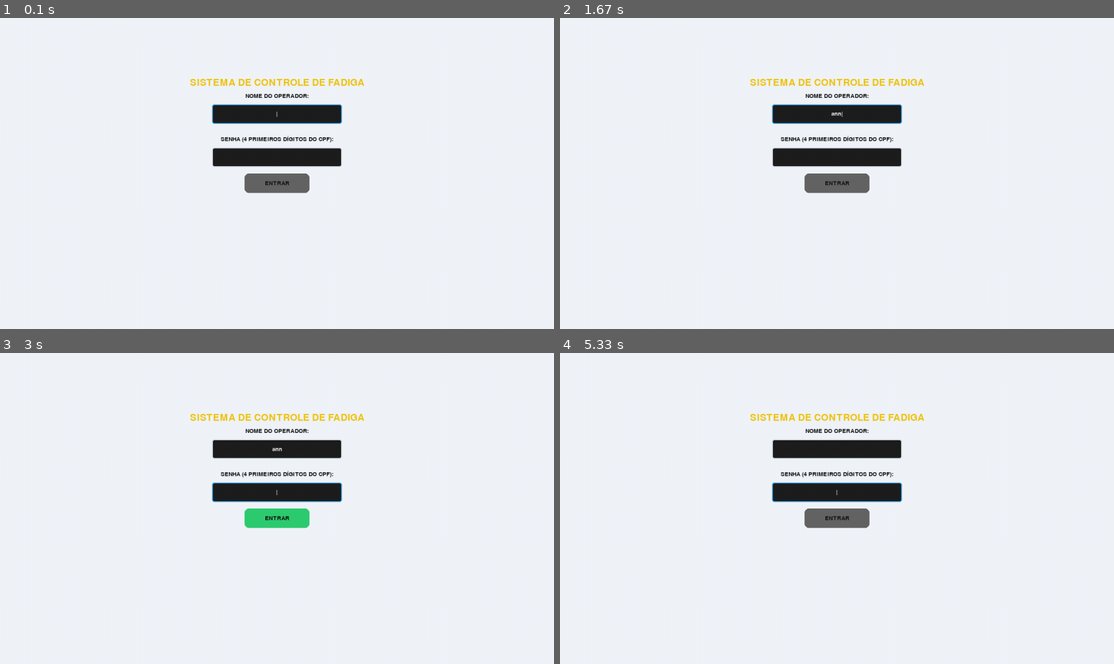
Above: before the commit, frames 1-4 (two rows, left to right).
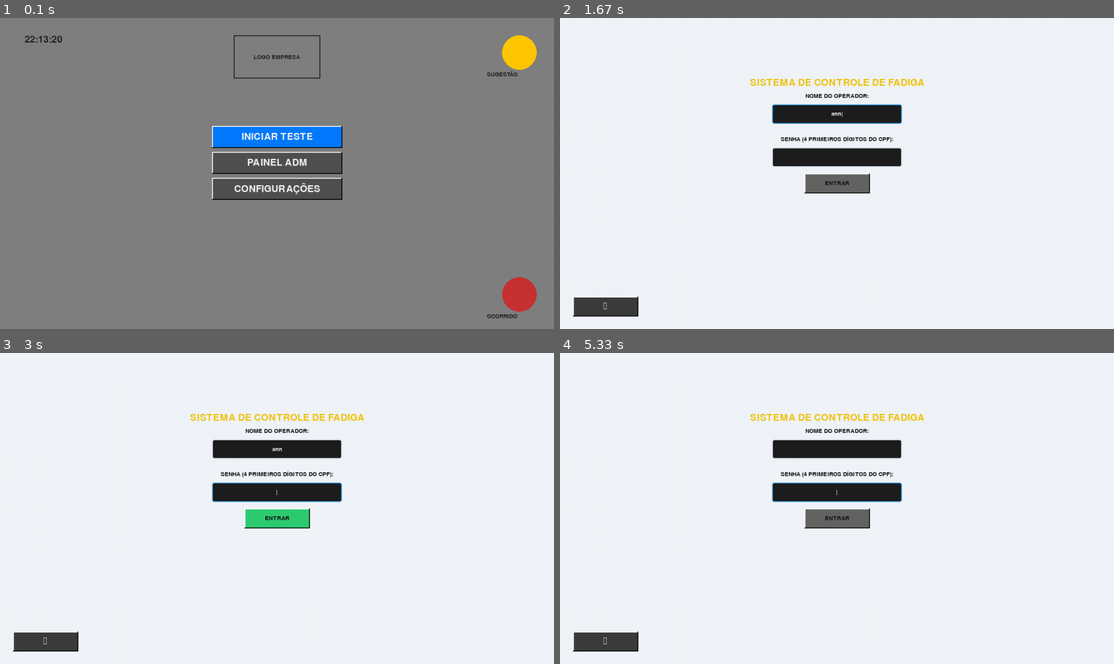
Above: after the commit, the same moments.

Repository: holysun1/Teste-de-Fadiga
Game: pygame game, started from teste_jogo.py
Same seed, same stepped clock (60 frames per second), same inputs: the game is played once before the commit and once after it.
Inputs (mouse positions are in pixels of both pictures, inside the frame that each line leads up to):
- Up to frame 1 (0.1 s): no input
- Up to frame 2 (1.67 s): click (814, 185) at 0.38 s; click (604, 304) at 0.72 s, where only the run after the commit has a clickable "←"; click (837, 136) at 1.05 s, where only the run after the commit has a clickable "INICIAR TESTE"; type "ann" at 1.33 s
- Up to frame 3 (3 s): tap Enter at 1.67, 2.02 s; type "a" at 1.88 s; hold Backspace 2.43-2.9 s
- Up to frame 4 (5.33 s): click "ENTRAR" at 3.03 s; move the mouse to (604, 639) at 3.32 s; press the mouse at (604, 639) at 3.35 s; move the mouse to (648, 623) at 3.45 s; release the mouse at (692, 604) at 3.58 s; hold Tab 4.15-4.62 s; hold Backspace 4.65-5.12 s; hold Tab from 5.15 s (still down)

The runs differ from the first frame. In frame 1, 99% of the frame differs, in the area x 0-100%, y 0-100%; in frame 2, 0.9%; in frame 3, 0.9%; in frame 4, 0.9%.

Commit message:
alteração de interface

Diff:
--- a/teste_jogo.py
+++ b/teste_jogo.py
@@ -113,7 +113,7 @@
 inicializar_banco_operadores()
 
 def validar_login():
-    global estado, usuario_atual, nivel_acesso, mensagem_login, input_texto, input_senha, campo_focado, proximo_evento
+    global estado, usuario_atual, nivel_acesso, mensagem_login, input_texto, input_senha, campo_focado, proximo_evento, destino_pos_login,estado
     global limite_atual, em_calibracao, horas_sono_atual
     caminho_csv = os.path.join(obter_caminho_externo(), "operadores.csv")
     estado = 'LOGIN'
@@ -141,10 +141,18 @@
             # 3. Sucesso (Tem 4 e está correta)
             else:
                 usuario_atual = nome_busca
+                # Pegamos o nível garantindo que seja um número inteiro
                 nivel_acesso = int(user_row.iloc[0]['Nivel'])
+
                 estado = 'CARREGANDO'
-                proximo_evento = time.time() + 2.0
+                proximo_evento = time.time() + 2.0 # Timer de 2 segundos
+
+                # Limpamos os campos para segurança
                 input_texto = ""; input_senha = ""; campo_focado = "NOME"
+
+                # FEEDBACK NO CONSOLE (Para você debugar)
+                print(f"Login: {usuario_atual} | Nivel: {nivel_acesso} | Destino: {destino_pos_login}")
+
 
                 # --- LÓGICA DE CALIBRAÇÃO (ALINHADA CORRETAMENTE) ---
                 if nivel_acesso == 0:
@@ -238,8 +246,23 @@
     'AZUL': (52, 152, 219),
     'CINZA_ESC': (30, 30, 30),
     'CINZA_CLARO': (70, 70, 70),
-    'OK': (39, 174, 96)
+    'OK': (39, 174, 96),
+    'SIDEBAR': (33, 37, 41),        # Grafite quase preto
+    'PRIMARIA': (0, 123, 255),      # Azul corporativo (Bootstrap)
+    'SUCESSO': (40, 167, 69),       # Verde sóbrio
+    'PERIGO': (220, 53, 69),        # Vermelho erro
+    'TEXTO_DARK': (33, 37, 41),     # Texto quase preto
+    'TEXTO_LIGHT': (255, 255, 255), # Texto branco
+    'CAIXA_INPUT': (255, 255, 255),  # Fundo das caixas branco puro
+    'FUNDO': (128, 128, 128),      # Cinza escuro de desktop antigo
+    'FACE': (192, 192, 192),       # Cinza clássico do botão
+    'BRILHO': (255, 255, 255),     # Borda superior/esquerda
+    'SOMBRA': (128, 128, 128),     # Borda inferior/direita (primeira camada)
+    'SOMBRA_FORTE': (0, 0, 0),     # Borda inferior/direita (final)
+    'TEXTO': (0, 0, 0),            # Preto puro
+    'AZUL_TITULO': (0, 0, 128)     # Azul marinho de barras de título
 }
+
 # 1. Lê a resolução real do monitor do usuário
 info_tela = pygame.display.Info()
 LARGURA = info_tela.current_w
@@ -355,6 +378,8 @@
 momento_estimulo = 0
 tipo_atual = ''
 subtipo_atual = ''
+estado = 'HOME'           # O jogo agora começa na tela inicial do seu desenho
+destino_pos_login = ''    # Vai guardar se ele clicou em TESTE ou PAINEL ADM
 # --- PARÂMETROS DE SEGURANÇA ---
 LIMITE_PADRAO_FABRICA = 0.400  # Tempo em segundos (400ms)
 
@@ -376,32 +401,27 @@
     retangulo = superficie.get_rect(center=(x, y))
     tela.blit(superficie, retangulo)
 
-def desenhar_botao(retangulo, cor_normal, cor_hover, texto, cor_texto, tamanho_fonte='m'):
-    global mouse_sobre_btn
-    """Desenha um botão com efeito hover e clique tátil (afunda 3px)."""
+
+def desenhar_botao(rect, cor_base, cor_hover, texto, cor_texto, tam='m'):
     mouse_pos = pygame.mouse.get_pos()
-    botao_esquerdo_segurado = pygame.mouse.get_pressed()[0]
-
-    # Verifica se o mouse está em cima
-    is_hover = retangulo.collidepoint(mouse_pos)
-
-    if is_hover:
-        cor_atual = cor_hover
-        mouse_sobre_btn = True
-        deslocamento_y = 3 if botao_esquerdo_segurado else 0
-
-    else:
-    # Define a cor atual baseada no hover
-        cor_atual = cor_hover if is_hover else cor_normal
-        deslocamento_y = 0
-
-# Cria o retângulo de desenho com ou sem deslocamento
-    rect_desenhado = retangulo.move(0, deslocamento_y)
-
-    # Desenha o fundo do botão e o texto centralizado nele
-    pygame.draw.rect(tela, cor_atual, rect_desenhado, border_radius=10)
-    mostrar_texto(texto, cor_texto, rect_desenhado.centerx, rect_desenhado.centery, tamanho_fonte)
-
+    # Verifica se o mouse está em cima para mudar a cor de fundo
+    cor_atual = cor_hover if rect.collidepoint(mouse_pos) else cor_base
+
+    # 1. Desenha o corpo do botão (quadrado perfeito, sem border_radius)
+    pygame.draw.rect(tela, cor_atual, rect)
+
+    # 2. EFEITO 3D RETRO (O segredo do Windows 98)
+    # Linhas de BRILHO (Superior e Esquerda) - Branco puro
+    pygame.draw.line(tela, (255, 255, 255), (rect.x, rect.y), (rect.x + rect.w, rect.y), 2)
+    pygame.draw.line(tela, (255, 255, 255), (rect.x, rect.y), (rect.x, rect.y + rect.h), 2)
+
+    # Linhas de SOMBRA (Inferior e Direita) - Preto ou Cinza Escuro
+    # Desenhamos um pixel para dentro para o contorno ficar perfeito
+    pygame.draw.line(tela, (0, 0, 0), (rect.x + rect.w - 1, rect.y), (rect.x + rect.w - 1, rect.y + rect.h), 2)
+    pygame.draw.line(tela, (0, 0, 0), (rect.x, rect.y + rect.h - 1), (rect.x + rect.w, rect.y + rect.h - 1), 2)
+
+    # 3. TEXTO (Centralizado)
+    mostrar_texto(texto, cor_texto, rect.centerx, rect.centery, tam)
 def desenhar_barra_progresso():
     progresso = (tentativa_atual / TENTATIVAS_TOTAIS) * LARGURA
     pygame.draw.rect(tela, cor_caixas, (0, 0, LARGURA, 10))
@@ -415,6 +435,37 @@
 
 # --- Loop Principal ---
 while True:
+
+
+    # 1. DEFINA OS BOTÕES DA HOME AQUI (Para o clique sempre encontrá-los)
+    larg_b = 300
+    btn_teste_h = pygame.Rect(LARGURA/2 - larg_b/2, 250, larg_b, 50)
+    btn_admin_h = pygame.Rect(LARGURA/2 - larg_b/2, 310, larg_b, 50)
+    btn_config_h = pygame.Rect(LARGURA/2 - larg_b/2, 370, larg_b, 50)
+
+    # Ícones dos cantos
+    rect_pesquisa = pygame.Rect(LARGURA - 120, 40, 80, 80)
+    rect_reclamacao = pygame.Rect(LARGURA - 120, ALTURA - 120, 80, 80)
+
+        # Geometria das Caixas
+    largura_padrao = 400
+    altura_padrao = 45
+    pos_x_centro = LARGURA/2 - (largura_padrao / 2)
+
+    # Todas as caixas usam o exato mesmo 'pos_x_centro' e 'largura_padrao'
+    rect_nome  = pygame.Rect(pos_x_centro, 150, largura_padrao, altura_padrao)
+    rect_cpf   = pygame.Rect(pos_x_centro, 230, largura_padrao, altura_padrao)
+    rect_setor = pygame.Rect(pos_x_centro, 310, largura_padrao, altura_padrao)
+    rect_nivel = pygame.Rect(pos_x_centro, 390, largura_padrao, altura_padrao)
+
+    # O Botão de Salvar agora tem a mesma largura do formulário (bloco sólido)
+    btn_salvar_cad = pygame.Rect(pos_x_centro, 470, largura_padrao, 50)
+
+    # O Botão voltar continua no canto inferior isolado
+    btn_voltar_rect = pygame.Rect(30, ALTURA - 75, 150, 45)
+
+
+
 # ==========================================
     # GERENCIADOR DE TEMA (CLARO/ESCURO)
     # ==========================================
@@ -434,6 +485,7 @@
     mouse_pos = pygame.mouse.get_pos()
     clique = False
 
+    mouse_pos = pygame.mouse.get_pos()
     for event in pygame.event.get():
             if event.type == pygame.QUIT:
                 pygame.quit(); sys.exit()
@@ -444,19 +496,39 @@
             if event.type == pygame.MOUSEBUTTONUP:
                 clique = True
 
-                # --- CLIQUES NA TELA DE MENU (ADMIN/OPERADOR) ---
-                if estado == 'MENU':
-                    # Só verifica o botão de sair se estiver no MENU
+                if estado == 'HOME':
+                    if btn_teste_h.collidepoint(mouse_pos):
+                        destino_pos_login = 'TESTE' # Ele quer fazer o teste
+                        estado = 'LOGIN'           # Mas mandamos para o login primeiro
+
+                    elif btn_admin_h.collidepoint(mouse_pos):
+                        destino_pos_login = 'MENU' # Ele quer ir pro painel
+                        estado = 'LOGIN'
+
+                    elif rect_pesquisa.collidepoint(mouse_pos):
+                        estado = 'PESQUISA' # Esse vai direto (Anônimo!)
+
+                    elif rect_reclamacao.collidepoint(mouse_pos):
+                        estado = 'RECLAMACAO' # Esse vai direto (Anônimo!)
+
+                    elif btn_config_h.collidepoint(mouse_pos):
+                        estado = 'CONFIGURACOES'
+
+                    # --- CLIQUES NA TELA DE MENU (ADMIN/OPERADOR) ---
+                elif estado == 'MENU':
+                     # Só verifica o botão de sair se estiver no MENU
                     # Botão Sair Comum a todos
-                    if btn_sair_rect.collidepoint(mouse_pos):
-                        usuario_deslogando = usuario_atual
-                        estado = 'LOGOUT'
-                        proximo_evento = time.time() + 2
+                    if btn_voltar_rect.collidepoint(mouse_pos):
+                        #Limpeza de segurança
                         usuario_atual = ""
-                        input_texto = ""
+                        input_texto = "" # Limpa o CPF digitado
+                        input_senha = "" # Limpa a senha
+                        nivel_acesso = -1 # Reseta o nível
                         for chave in checks: checks[chave] = False
-
-                    # Cliques Exclusivos do OPERADOR (Nível 0)
+                        estado = 'HOME'
+
+
+                        # Cliques Exclusivos do OPERADOR (Nível 0)
                     elif nivel_acesso == 0:
                         if btn_go_rect.collidepoint(mouse_pos):
                             som_go.play(); checks['som_go'] = True
@@ -479,9 +551,10 @@
                         elif btn_config_rect.collidepoint(mouse_pos):
                             estado = 'CONFIGURACOES'
                         elif btn_grafico_rect.collidepoint(mouse_pos) and existe_db:
-                            gerar_grafico_fadiga_sono()
-
-                # --- CLIQUES NA TELA DE CADASTRO ---
+                                gerar_grafico_fadiga_sono()
+
+
+                            # --- CLIQUES NA TELA DE CADASTRO ---
                 elif estado == 'CADASTRO':
                     # Ação de Voltar (Aqui ele não vai mais conflitar com o Sair)
                     if btn_voltar_rect.collidepoint(mouse_pos):
@@ -502,7 +575,6 @@
                         # Pula entre 0 - Operador e 1 - Admin
                         idx_nivel = (idx_nivel + 1) % len(lista_niveis)
                         campo_focado = "" # Tira o cursor piscando do Nome/CPF
-
 
                     # Ação de Salvar
                     elif btn_salvar_cad.collidepoint(mouse_pos):
@@ -581,6 +653,36 @@
                         elif campo_focado == "CPF" and event.unicode.isdigit() and len(input_cpf_cad) < 11:
                             input_cpf_cad += event.unicode
 
+
+    if estado == 'HOME':
+        tela.fill(CORES['FUNDO']) # Use aquele cinza empresarial que sugerimos
+
+        # 1. RELÓGIO (Canto Superior Esquerdo)
+        import datetime
+        hora_atual = datetime.datetime.now().strftime("%H:%M:%S")
+        mostrar_texto(hora_atual, CORES['TEXTO_DARK'], 100, 50, 'm')
+
+        # 2. LOGO EMPRESA (Centro Superior)
+        # Por enquanto um retângulo, depois você carrega uma imagem
+        rect_logo = pygame.Rect(LARGURA/2 - 100, 40, 200, 100)
+        pygame.draw.rect(tela, CORES['CINZA_ESC'], rect_logo, 2)
+        mostrar_texto("LOGO EMPRESA", CORES['TEXTO_DARK'], LARGURA/2, 90, 'p')
+        desenhar_botao(btn_teste_h, CORES['PRIMARIA'], (0, 100, 200), "INICIAR TESTE", CORES['BRANCO'])
+
+        desenhar_botao(btn_admin_h, (80, 80, 80), (100, 100, 100), "PAINEL ADM", CORES['BRANCO'])
+        desenhar_botao(btn_config_h, (80, 80, 80), (100, 100, 100), "CONFIGURAÇÕES", CORES['BRANCO'])
+
+        # 4. ÍCONES DOS CANTOS (Pesquisa e Reclamação)
+        # Superior Direito: Pesquisa
+        rect_pesquisa = pygame.Rect(LARGURA - 120, 40, 80, 80)
+        pygame.draw.circle(tela, (255, 200, 0), rect_pesquisa.center, 40) # Um círculo amarelo
+        mostrar_texto("SUGESTÃO", CORES['TEXTO_DARK'], LARGURA - 120, 130, 'p')
+
+        # Inferior Direito: Reclamação
+        rect_reclamacao = pygame.Rect(LARGURA - 120, ALTURA - 120, 80, 80)
+        pygame.draw.circle(tela, (200, 50, 50), rect_reclamacao.center, 40) # Um círculo vermelho
+        mostrar_texto("OCORRIDO", CORES['TEXTO_DARK'], LARGURA - 120, ALTURA - 30, 'p')
+
     # --- Lógica de Estados ---
     if estado == 'LOGIN':
         usuario_atual = ""
@@ -620,6 +722,9 @@
         # desenhar_botao(retangulo, cor_normal, cor_hover, texto, cor_texto, tamanho_fonte)
         desenhar_botao(btn_entrar_rect, (100, 100, 100), CORES['VERDE'], "ENTRAR", cor_texto_padrao, 'p')
 
+        # O Botão voltar continua no canto inferior isolado
+        btn_voltar_rect = pygame.Rect(30, ALTURA - 75, 150, 45)
+        desenhar_botao(btn_voltar_rect, (60, 60, 60), (100, 30, 30), "←", CORES['BRANCO'])
 
         # --- MENSAGEM DE ERRO (REPOSICIONADA ABAIXO DO BOTÃO) ---
         if mensagem_login:
@@ -662,7 +767,7 @@
         btn_salvar_cad = pygame.Rect(pos_x_centro, 470, largura_padrao, 50)
 
         # O Botão voltar continua no canto inferior isolado
-        btn_voltar_rect = pygame.Rect(30, ALTURA - 75, 100, 45)
+        btn_voltar_rect = pygame.Rect(30, ALTURA - 75, 150, 45)
 
        # --- NOME ---
         # Título agora centralizado perfeitamente com a caixa (centerx)
@@ -717,19 +822,21 @@
             mostrar_texto(mensagem_feedback, cor_feedback, LARGURA/2, 540, 'p')
 
     elif estado == 'CARREGANDO':
-        tela.fill(CORES['PRETO'])
-
-        # Centraliza o texto de carregamento
-        mostrar_texto("AUTENTICANDO OPERADOR...", CORES['AMARELO'], LARGURA/2, ALTURA/2 - 20, 'p')
-
-        # Opcional: Uma barra de progresso simples
-        progresso = 1.0 - (proximo_evento - agora) / 2.0 # Vai de 0 a 1
-        largura_barra = 300 * max(0, min(1, progresso))
-        pygame.draw.rect(tela, (50, 50, 50), (LARGURA/2 - 150, ALTURA/2 + 20, 300, 10), border_radius=5)
-        pygame.draw.rect(tela, CORES['VERDE'], (LARGURA/2 - 150, ALTURA/2 + 20, largura_barra, 10), border_radius=5)
-
-        if agora >= proximo_evento:
-            estado = 'MENU'
+            tela.fill(CORES['FUNDO'])
+            mostrar_texto("AUTENTICANDO...", CORES['PRIMARIA'], LARGURA/2, ALTURA/2, 'g')
+
+            # O cronômetro acabou?
+            if time.time() > proximo_evento:
+                if destino_pos_login == 'TESTE':
+                    estado = 'PERGUNTA_SONO'
+                elif destino_pos_login == 'MENU':
+                    # Só deixa entrar se o nível for 1
+                    if nivel_acesso == 1:
+                        estado = 'MENU'
+                    else:
+                        # Se um espertinho tentar entrar no ADM sendo nível 0
+                        estado = 'HOME'
+                        mensagem_login = "ACESSO NEGADO"
 
     elif estado == 'MENU':
 
@@ -738,8 +845,8 @@
         # =========================================================
         # BOTÃO COMPARTILHADO: SAIR / LOGOUT (Visível para ambos)
         # =========================================================
-        btn_sair_rect = pygame.Rect(30, ALTURA - 75, 150, 45)
-        desenhar_botao(btn_sair_rect, (60, 60, 60), (100, 30, 30), "←", CORES['BRANCO'])
+        btn_voltar_rect = pygame.Rect(30, ALTURA - 75, 150, 45)
+        desenhar_botao(btn_voltar_rect, (60, 60, 60), (100, 30, 30), "←", CORES['BRANCO'])
         # =========================================================
         # SALA 1 : MENU DO OPERADOR (NÍVEL 0)
         # =========================================================
@@ -753,6 +860,8 @@
             btn_nogo_rect = pygame.Rect(margem_x + 10, 220, 230, 45)
             btn_cores_rect = pygame.Rect(margem_x - 115, 290, 230, 45)
             btn_start_rect = pygame.Rect(margem_x - 150, 460, 300, 70)
+            btn_voltar_rect = pygame.Rect(30, ALTURA - 75, 150, 45)
+
 
             # 2. Desenho do Bloco 1: BIPs
             cor_go = CORES['OK'] if checks.get('som_go') else cor_caixas
@@ -785,6 +894,9 @@
             else:
                 mostrar_texto("INICIAR TESTE", cor_texto_padrao, btn_start_rect.centerx, btn_start_rect.centery, 'm')
 
+            #5. Desenho botão voltar
+            desenhar_botao(btn_voltar_rect, (60, 60, 60), (100, 30, 30), "←", CORES['BRANCO'])
+
 
         # =========================================================
         # SALA 2 : PAINEL DE GESTÃO - ADMIN (NÍVEL 1)
@@ -842,7 +954,7 @@
 
             mostrar_texto("Digite o valor (ex: 7 ou 7.5) e pressione ENTER", CORES['CINZA_CLARO'], LARGURA/2, 400, 'p')
 
-    # TELA DE CONFIGURAÇÕES (Admin)
+    # TELA DE CONFIGURAÇÕES
     # =========================================================
     elif estado == 'CONFIGURACOES':
 
@@ -881,7 +993,7 @@
         # 5. Processamento dos Cliques
         if clique:
             if btn_voltar_rect.collidepoint(mouse_pos):
-                estado = 'MENU' # Apenas volta para o painel de gestão
+                estado = 'HOME' # Apenas volta para o painel de gestão
 
             elif btn_tema_rect.collidepoint(mouse_pos):
                 # A MÁGICA: O comando "not" inverte o booleano.
